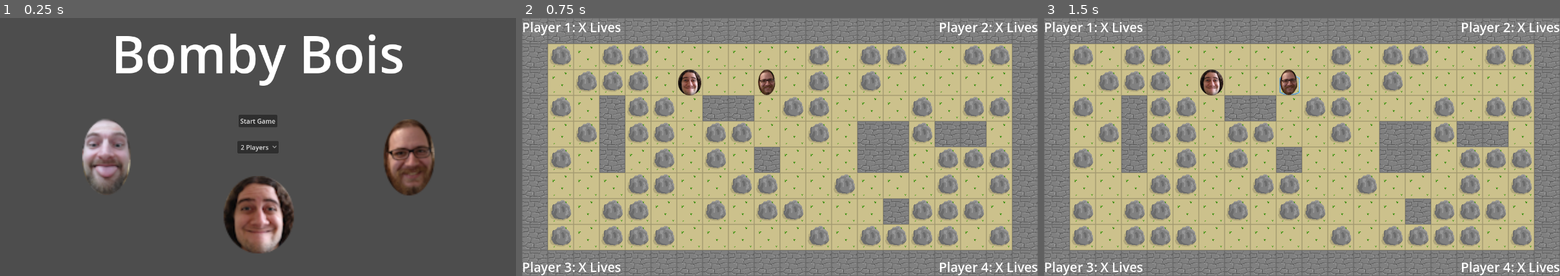
Above: before the commit, frames 1-3 (left to right).
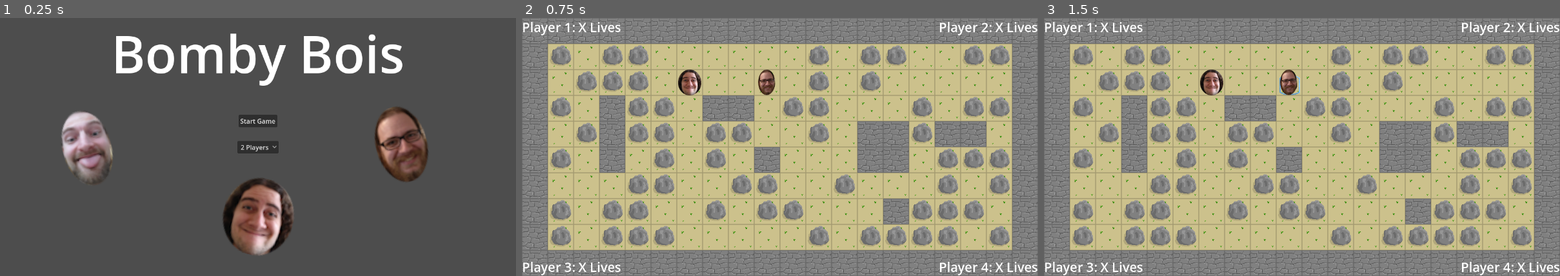
Above: after the commit, the same moments.

Repository: tierriminator/bombyboi
Game: Godot game, scene res://main_menu.tscn
The game is run twice, just before and just after one commit, with the same random seed, the same clock (stepped at 60 frames per second) and the same inputs.
Inputs:
- Up to frame 1 (0.25 s): no input
- Up to frame 2 (0.75 s): click "Start Game" at 0.5 s
- Up to frame 3 (1.5 s): tap Enter at 1.25 s

The runs differ from the first frame. In frame 1, 6.8% of the frame differs, in the area x 11-85%, y 34-92%; in frame 2, nothing differs; in frame 3, nothing differs.

Commit message:
main menu

Diff:
--- a/bombyboi/main_menu.gd
+++ b/bombyboi/main_menu.gd
@@ -2,7 +2,6 @@
 
 
 @export var first_map: PackedScene
-
 
 func _on_new_game_pressed() -> void:
 	load_map(first_map.resource_path)
--- a/bombyboi/main_menu.tscn
+++ b/bombyboi/main_menu.tscn
@@ -1,10 +1,13 @@
-[gd_scene load_steps=7 format=3 uid="uid://dq4445r8fphyq"]
+[gd_scene load_steps=10 format=3 uid="uid://dq4445r8fphyq"]
 
 [ext_resource type="Script" uid="uid://cs25ye2n3nfp7" path="res://main_menu.gd" id="1_7vrkn"]
 [ext_resource type="PackedScene" uid="uid://bnjvx3l80rsq1" path="res://map.tscn" id="2_fu7sn"]
 [ext_resource type="Texture2D" uid="uid://bfdcasx4apyea" path="res://Art/micha.png" id="3_glbon"]
+[ext_resource type="Script" uid="uid://cr14hp1dlv6l8" path="res://p_1.gd" id="4_8qtwp"]
 [ext_resource type="Texture2D" uid="uid://x8irtmsggocw" path="res://Art/linus.png" id="4_nlkkf"]
 [ext_resource type="Texture2D" uid="uid://bhynom3shaor2" path="res://Art/tierry.png" id="5_qe12f"]
+[ext_resource type="Script" uid="uid://bammlhlcmt6h6" path="res://p_2.gd" id="6_dy7ct"]
+[ext_resource type="Script" uid="uid://ce7pnbmrqojct" path="res://p_3.gd" id="8_0o4t1"]
 
 [sub_resource type="LabelSettings" id="LabelSettings_rhts7"]
 font_size = 128
@@ -82,29 +85,50 @@
 
 [node name="p1" type="TextureRect" parent="."]
 layout_mode = 0
-offset_left = 171.0
-offset_top = 250.0
-offset_right = 235.0
-offset_bottom = 314.0
+offset_left = 187.0
+offset_top = 291.0
+offset_right = 251.0
+offset_bottom = 355.0
+rotation = -0.2617994
 scale = Vector2(3, 3)
+pivot_offset = Vector2(32, 32)
 texture = ExtResource("3_glbon")
+script = ExtResource("4_8qtwp")
+
+[node name="Timer" type="Timer" parent="p1"]
+autostart = true
 
 [node name="p2" type="TextureRect" parent="."]
 layout_mode = 0
-offset_left = 922.0
-offset_top = 251.0
-offset_right = 986.0
-offset_bottom = 315.0
+offset_left = 967.0
+offset_top = 282.0
+offset_right = 1031.0
+offset_bottom = 346.0
+rotation = -0.2617994
 scale = Vector2(3, 3)
+pivot_offset = Vector2(32, 32)
 texture = ExtResource("4_nlkkf")
+script = ExtResource("6_dy7ct")
+
+[node name="Timer" type="Timer" parent="p2"]
+autostart = true
 
 [node name="p3" type="TextureRect" parent="."]
 layout_mode = 0
-offset_left = 546.0
-offset_top = 392.0
-offset_right = 610.0
-offset_bottom = 456.0
+offset_left = 609.0
+offset_top = 461.0
+offset_right = 673.0
+offset_bottom = 525.0
+rotation = 0.2617994
 scale = Vector2(3, 3)
+pivot_offset = Vector2(32, 32)
 texture = ExtResource("5_qe12f")
+script = ExtResource("8_0o4t1")
+
+[node name="Timer" type="Timer" parent="p3"]
+autostart = true
 
 [connection signal="pressed" from="MenuCenter/NewGame" to="." method="_on_new_game_pressed"]
+[connection signal="timeout" from="p1/Timer" to="p1" method="_on_timer_timeout"]
+[connection signal="timeout" from="p2/Timer" to="p2" method="_on_timer_timeout"]
+[connection signal="timeout" from="p3/Timer" to="p3" method="_on_timer_timeout"]
--- /dev/null
+++ b/bombyboi/p_1.gd
@@ -0,0 +1,4 @@
+extends TextureRect
+
+func _on_timer_timeout() -> void:
+	set_rotation_degrees(-get_rotation_degrees())
--- /dev/null
+++ b/bombyboi/p_2.gd
@@ -0,0 +1,4 @@
+extends TextureRect
+
+func _on_timer_timeout() -> void:
+	set_rotation_degrees(-get_rotation_degrees())
--- /dev/null
+++ b/bombyboi/p_3.gd
@@ -0,0 +1,4 @@
+extends TextureRect
+
+func _on_timer_timeout() -> void:
+	set_rotation_degrees(-get_rotation_degrees())
Not shown, added: bombyboi/p_1.gd.uid
Not shown, added: bombyboi/p_2.gd.uid
Not shown, added: bombyboi/p_3.gd.uid
